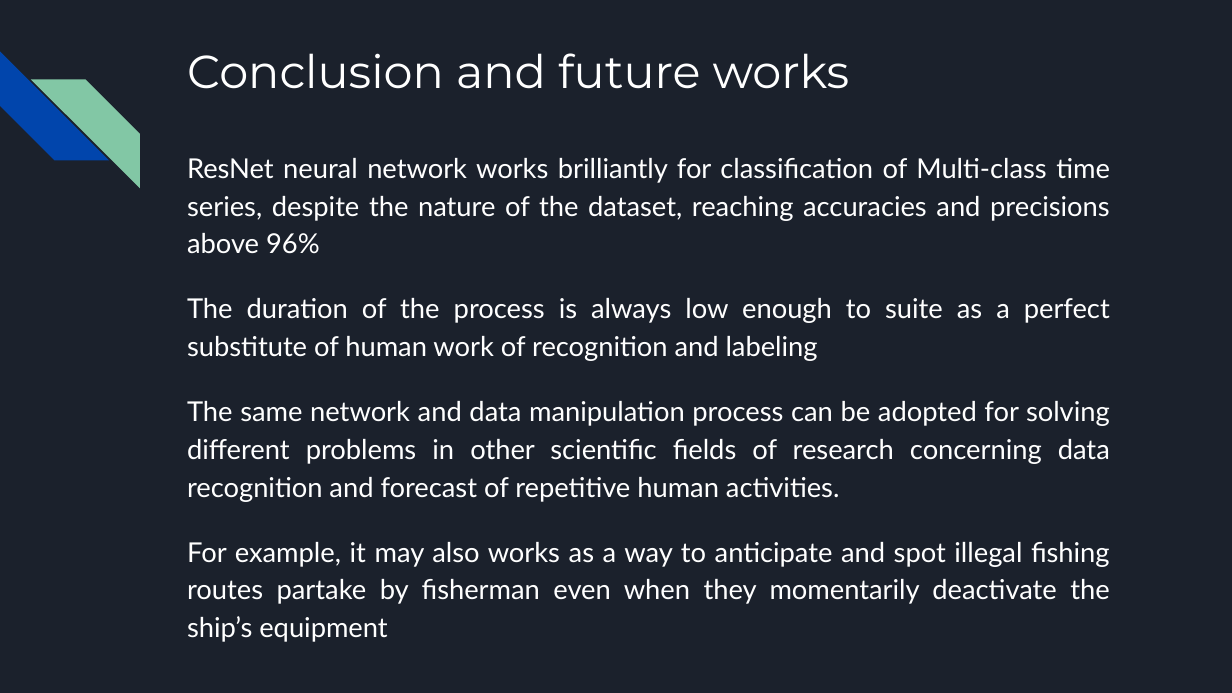
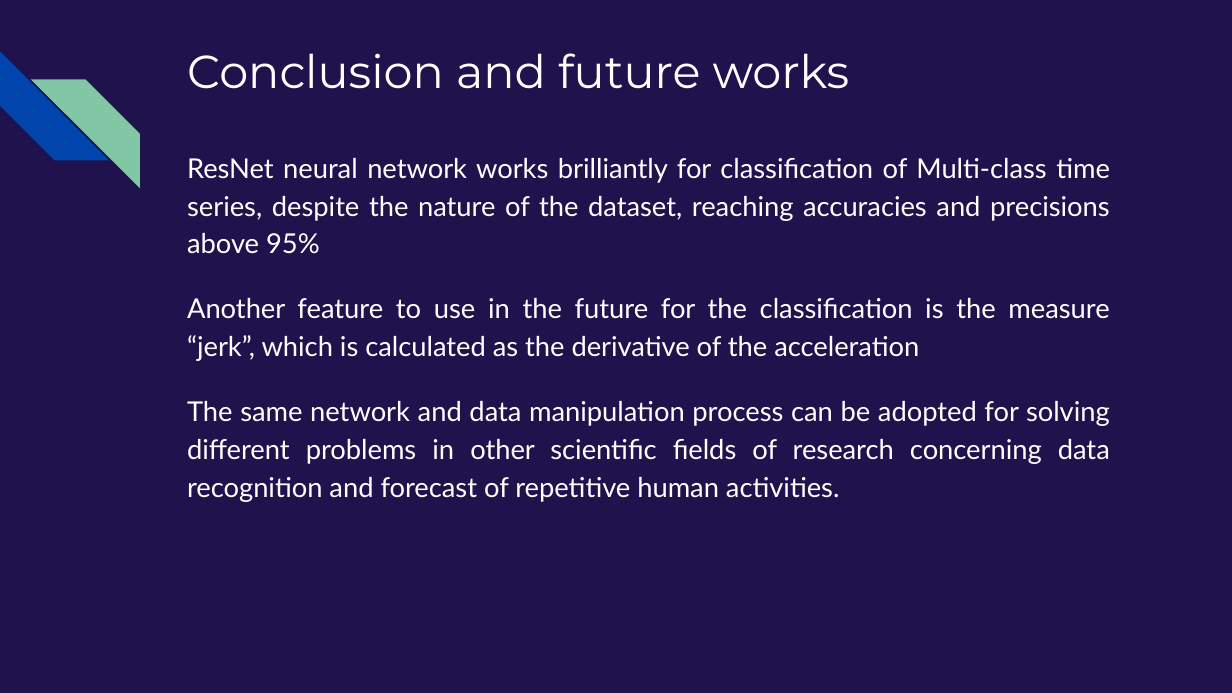
Before and after one commit to L-Medici/MTS_ResNet, a slide deck: slide 10 of Classification_of_Fishing_Activities_using_ResNet_Neural_Network_from_AIS_Data.pptx (slide 9 before the commit). Drawn at 1232x693 pixels with LibreOffice and Linux fonts; fonts in the diff are those of the drawing. Boxes give left, top, right and bottom in pixels: in the first picture for what was removed or moved away, otherwise in the second. Text is boxed around its words. In the diff, an @@ line names an element or a change of style, - is before the commit and + after.

Commit message:
Add files via upload
new one

```diff
--- a/Classification_of_Fishing_Activities_using_ResNet_Neural_Network_from_AIS_Data.pptx
+++ b/Classification_of_Fishing_Activities_using_ResNet_Neural_Network_from_AIS_Data.pptx
@@ background #1B212C to #20124D @@
@@ text at bbox=[187, 158, 1110, 361]: text changed @@
-ResNet neural network works brilliantly for classification of Multi-class time series, despite the nature of the dataset, reaching accuracies and precisions above 96%
-The duration of the process is always low enough to suite as a perfect substitute of human work of recognition and labeling
+ResNet neural network works brilliantly for classification of Multi-class time series, despite the nature of the dataset, reaching accuracies and precisions above 95%
+Another feature to use in the future for the classification is the measure “jerk”, which is calculated as the derivative of the acceleration
@@ text at bbox=[187, 542, 1110, 604]: paragraph removed @@
-For example, it may also works as a way to anticipate and spot illegal fishing routes partake by fisherman even when they momentarily deactivate the ship’s equipment
```
Also in this commit, not shown: 7 other slides changed, 3 slides added, 2 slides removed.
